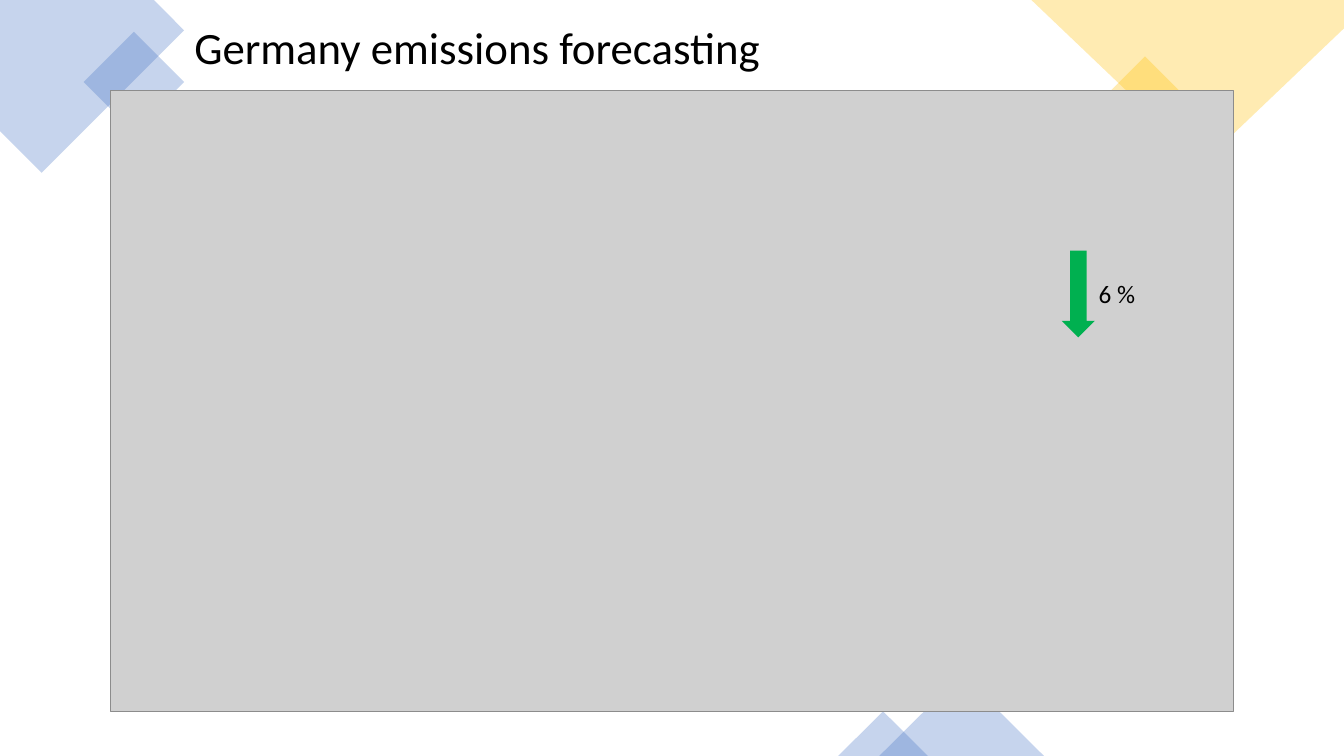
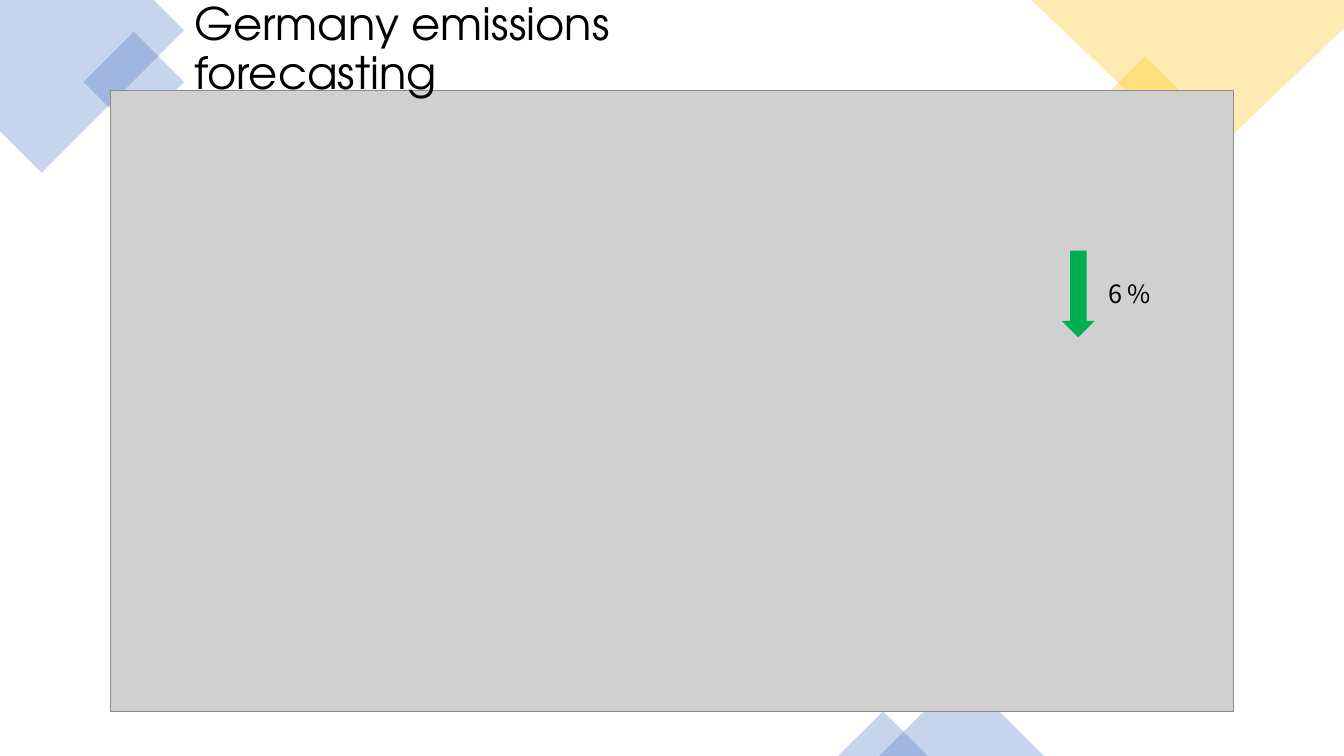
Before and after one commit to danilogiarlini/Global-CO2-Emission-Forecasting, a slide deck: slide 9 of Visualization/GlobalCO2Emission.pptx. Drawn at 1344x756 pixels with LibreOffice and Linux fonts; fonts in the diff are those of the drawing; grey boxes stand for pictures. Boxes give left, top, right and bottom in pixels: in the first picture for what was removed or moved away, otherwise in the second. Text is boxed around its words. In the diff, an @@ line names an element or a change of style, - is before the commit and + after.

```diff
--- a/Visualization/GlobalCO2Emission.pptx
+++ b/Visualization/GlobalCO2Emission.pptx
@@ text "Germany emissions forecasting" at <box>194,6,610,110</box>: font Calibri to TeX Gyre Adventor @@
@@ text "6 %": place and size @@
-text "6 %" at <box>1099,286,1112,303</box>
+text "6 %" at <box>1108,284,1122,304</box>
@@ text "6 %" at <box>1108,284,1122,304</box>: font Calibri to Noto Sans CJK SC @@
```
Also in this commit, not shown: 13 other slides changed.
